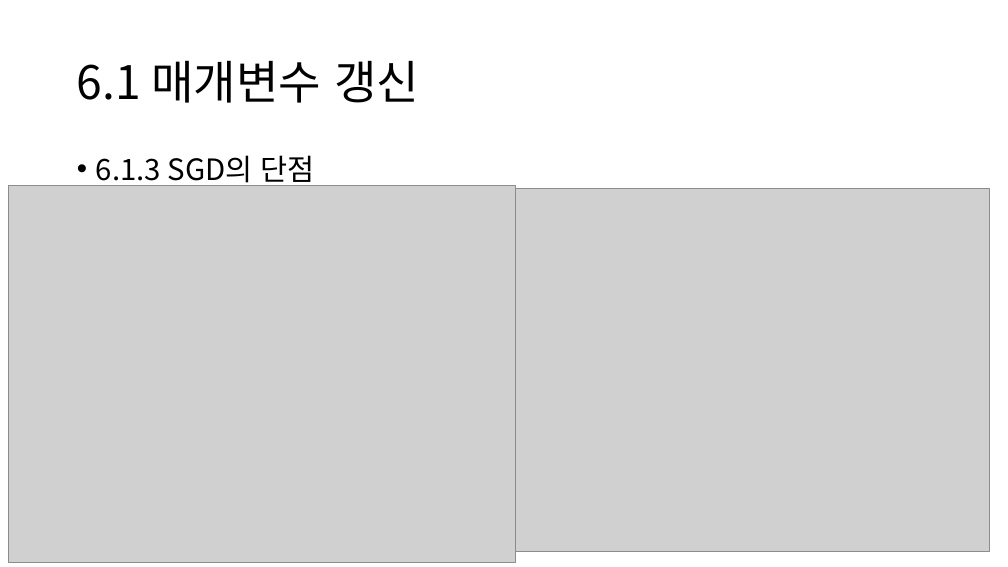
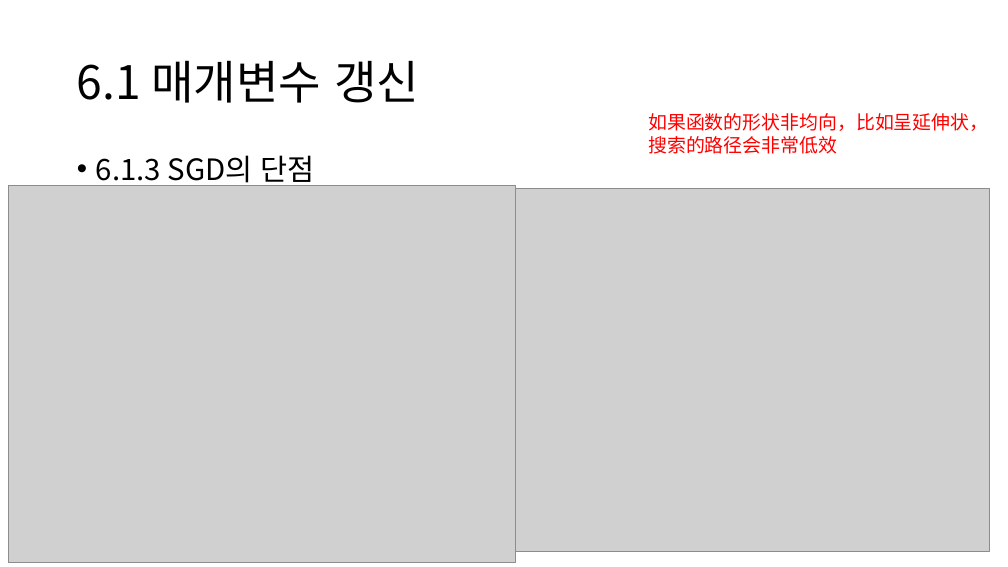
Before and after one commit to DL-StudyGroup/deep_learning_from_scratch, a slide deck: slide 11 of presentation/Week09.학습 관련 기술들.pptx (slide 10 before the commit). Drawn at 1008x567 pixels with LibreOffice and Linux fonts; fonts in the diff are those of the drawing; grey boxes stand for pictures. Boxes give left, top, right and bottom in pixels: in the first picture for what was removed or moved away, otherwise in the second. Text is boxed around its words. In the diff, an @@ line names an element or a change of style, - is before the commit and + after.

```diff
--- a/presentation/Week09.학습 관련 기술들.pptx
+++ b/presentation/Week09.학습 관련 기술들.pptx
@@ text added at bbox=[648, 113, 988, 154], 18 pt, text #FF0000 @@
+如果函数的形状非均向，比如呈延伸状，
+搜索的路径会非常低效
```
Also in this commit, not shown: 14 other slides changed, 6 slides added, 1 slide removed.
